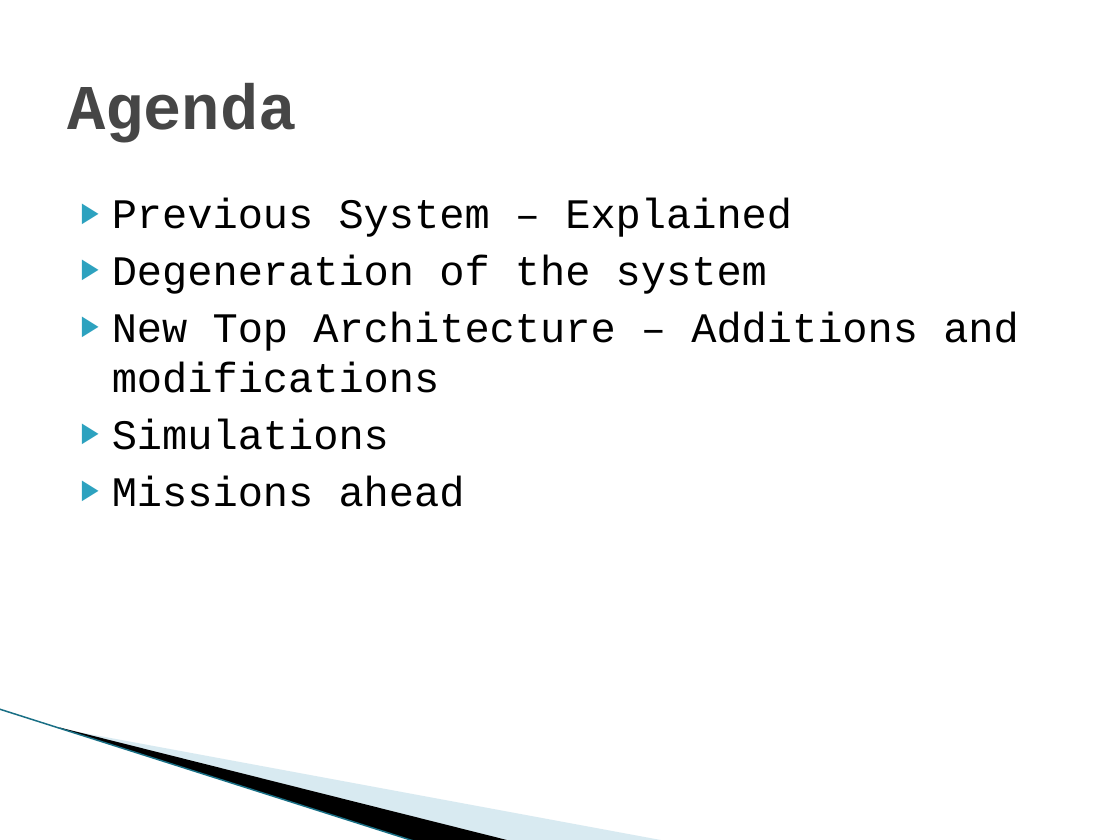
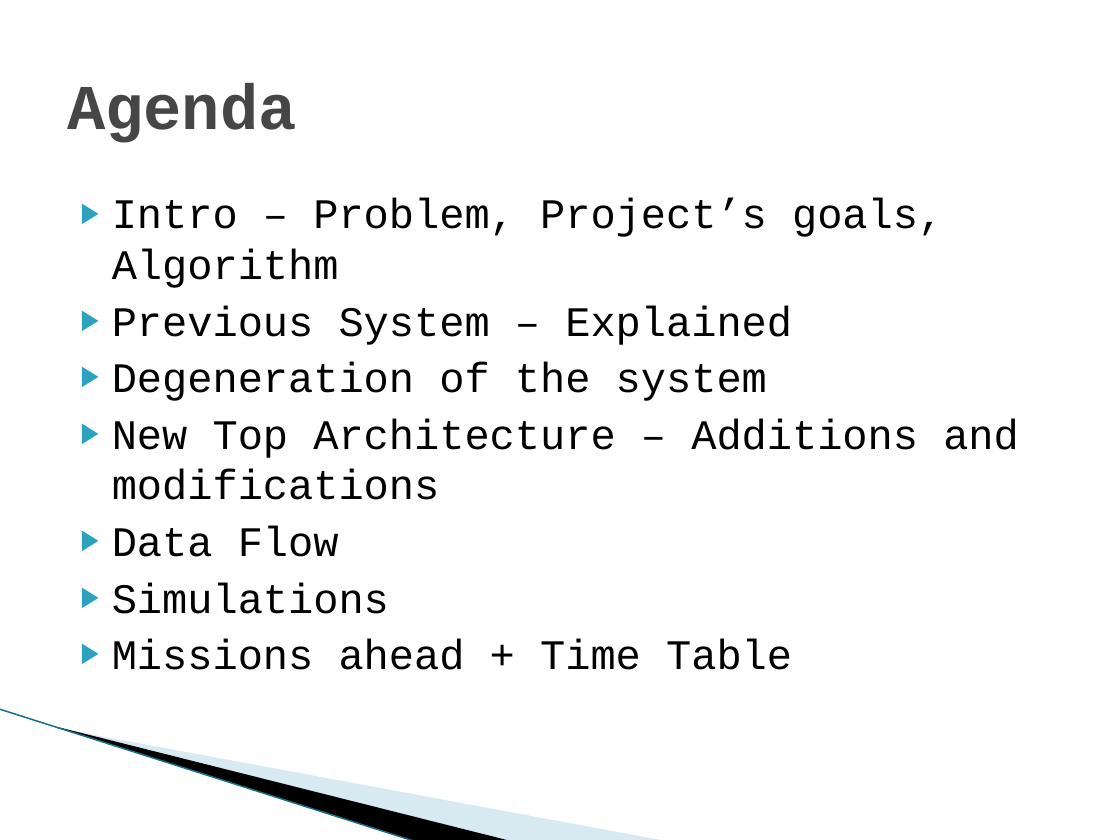
Before and after one commit to shizzz88/image-rotation-technion-ee, a slide deck: slide 2 of Presentation/Mid_Presentation.pptx. Drawn at 1120x840 pixels with LibreOffice and Linux fonts; fonts in the diff are those of the drawing; background and template pictures are left out. Boxes give left, top, right and bottom in pixels: in the first picture for what was removed or moved away, otherwise in the second. Text is boxed around its words. In the diff, an @@ line names an element or a change of style, - is before the commit and + after.

```diff
--- a/Presentation/Mid_Presentation.pptx
+++ b/Presentation/Mid_Presentation.pptx
@@ text at (112,198,943,288): paragraph added @@
+▶ Intro – Problem, Project’s goals, Algorithm
@@ text at (112,526,339,557): paragraph added @@
+▶ Data Flow
@@ text at (112,639,792,670): text changed @@
-▶ Missions ahead
+▶ Missions ahead + Time Table
```
Also in this commit, not shown: 8 other slides changed, 6 slides added.
